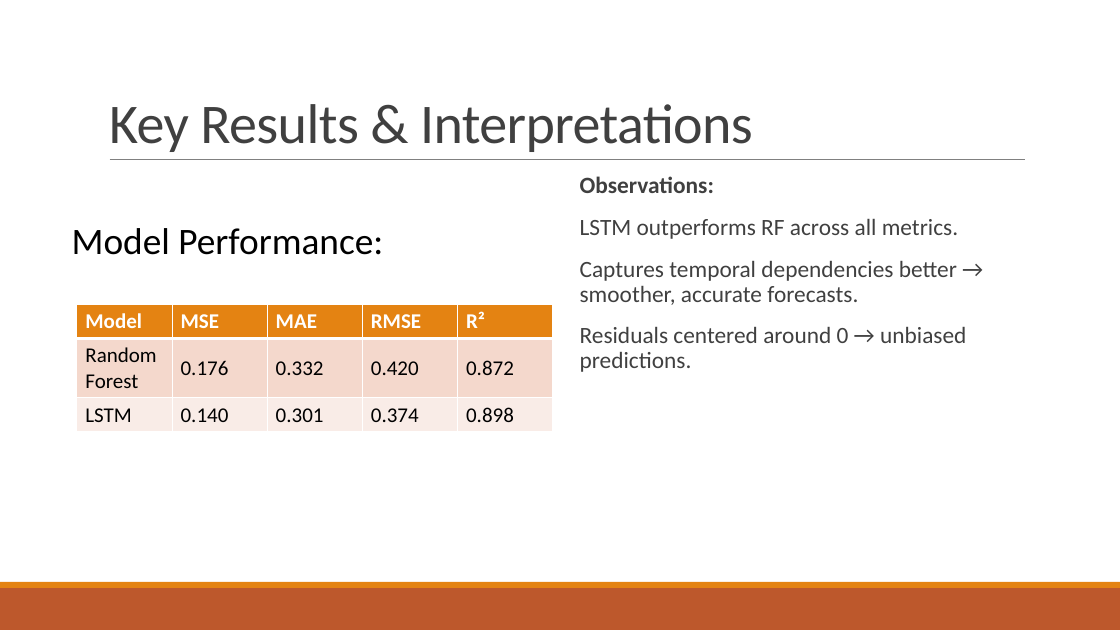
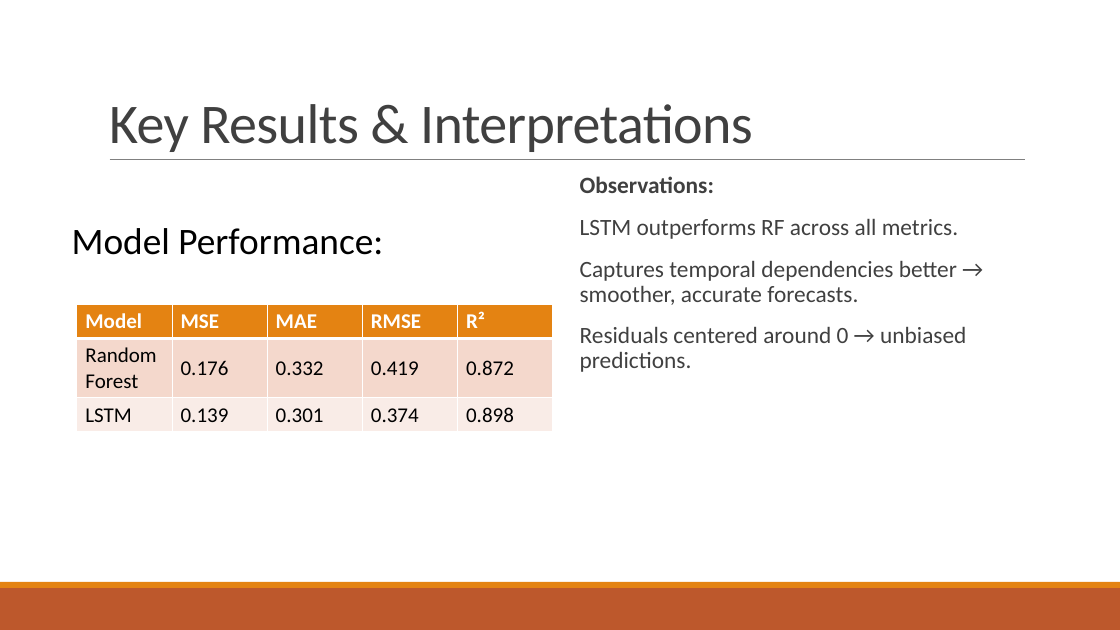
Before and after one commit to JO-ANN-BIRUNGI/DATA-SCIENCE-AND-MACHINE-LEARN-CAPSTONE-PROJECT, a slide deck: slide 5 of group 6.pptx. Drawn at 1120x630 pixels with LibreOffice and Linux fonts; fonts in the diff are those of the drawing. Boxes give left, top, right and bottom in pixels: in the first picture for what was removed or moved away, otherwise in the second. Text is boxed around its words. In the diff, an @@ line names an element or a change of style, - is before the commit and + after.

```diff
--- a/group 6.pptx
+++ b/group 6.pptx
@@ table at bbox=[77, 304, 552, 431] @@
-row 2, column 4: 0.420
+row 2, column 4: 0.419
-row 3, column 2: 0.140
+row 3, column 2: 0.139
```
Also in this commit, not shown: 2 other slides changed.
